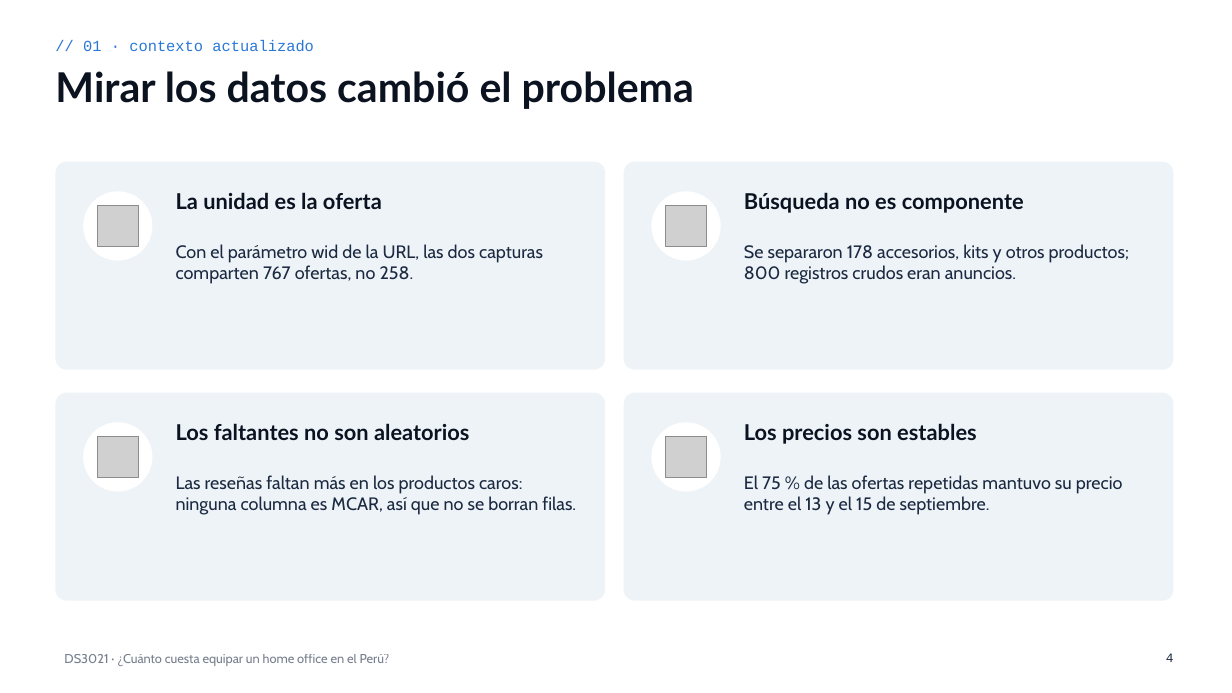
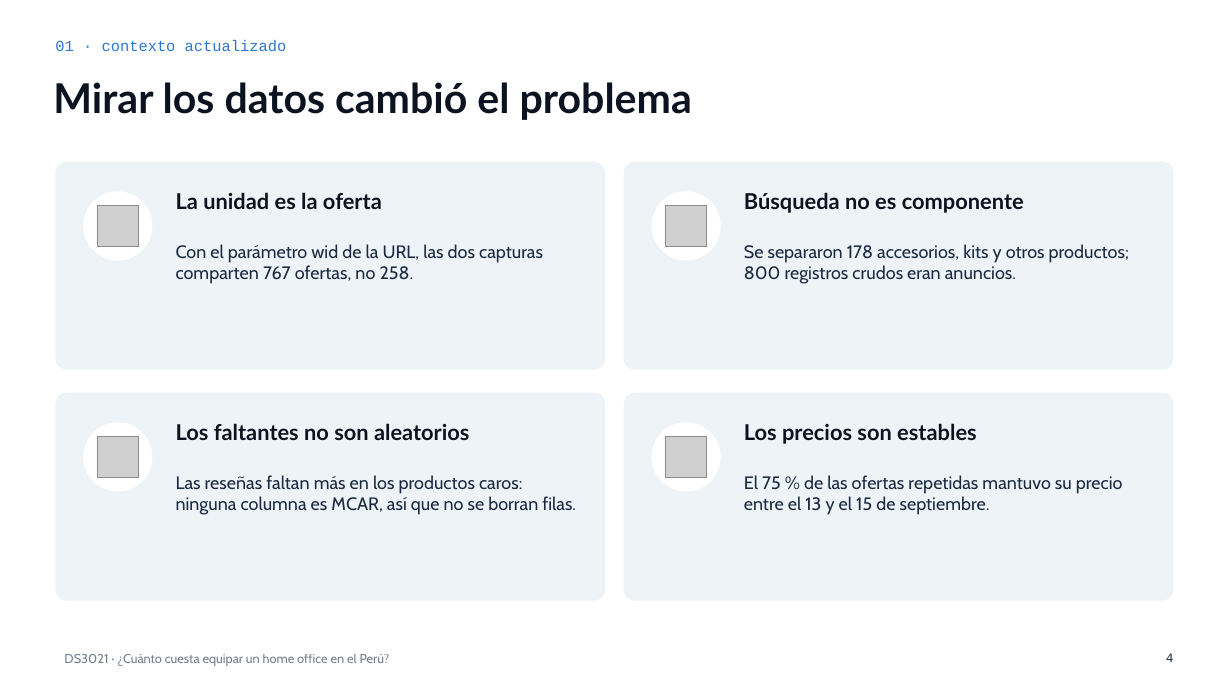
Before and after one commit to josueroc/proyectoacd_mercadolibre, a slide deck: slide 4 of docs/parte_2/presentacion/Presentacion_Parte_II_DS3021.pptx. Drawn at 1232x693 pixels with LibreOffice and Linux fonts; fonts in the diff are those of the drawing; grey boxes stand for pictures. Boxes give left, top, right and bottom in pixels: in the first picture for what was removed or moved away, otherwise in the second. Text is boxed around its words. In the diff, an @@ line names an element or a change of style, - is before the commit and + after.

```diff
--- a/docs/parte_2/presentacion/Presentacion_Parte_II_DS3021.pptx
+++ b/docs/parte_2/presentacion/Presentacion_Parte_II_DS3021.pptx
@@ text at box(55, 40, 287, 51): text changed @@
-// 01 · contexto actualizado
+01 · contexto actualizado
@@ title "Mirar los datos cambió el ...": place and size @@
-title "Mirar los datos cambió el ..." at box(55, 71, 694, 109)
+title "Mirar los datos cambió el ..." at box(53, 82, 692, 120)
```
Also in this commit, not shown: 21 other slides changed, 1 other file.
